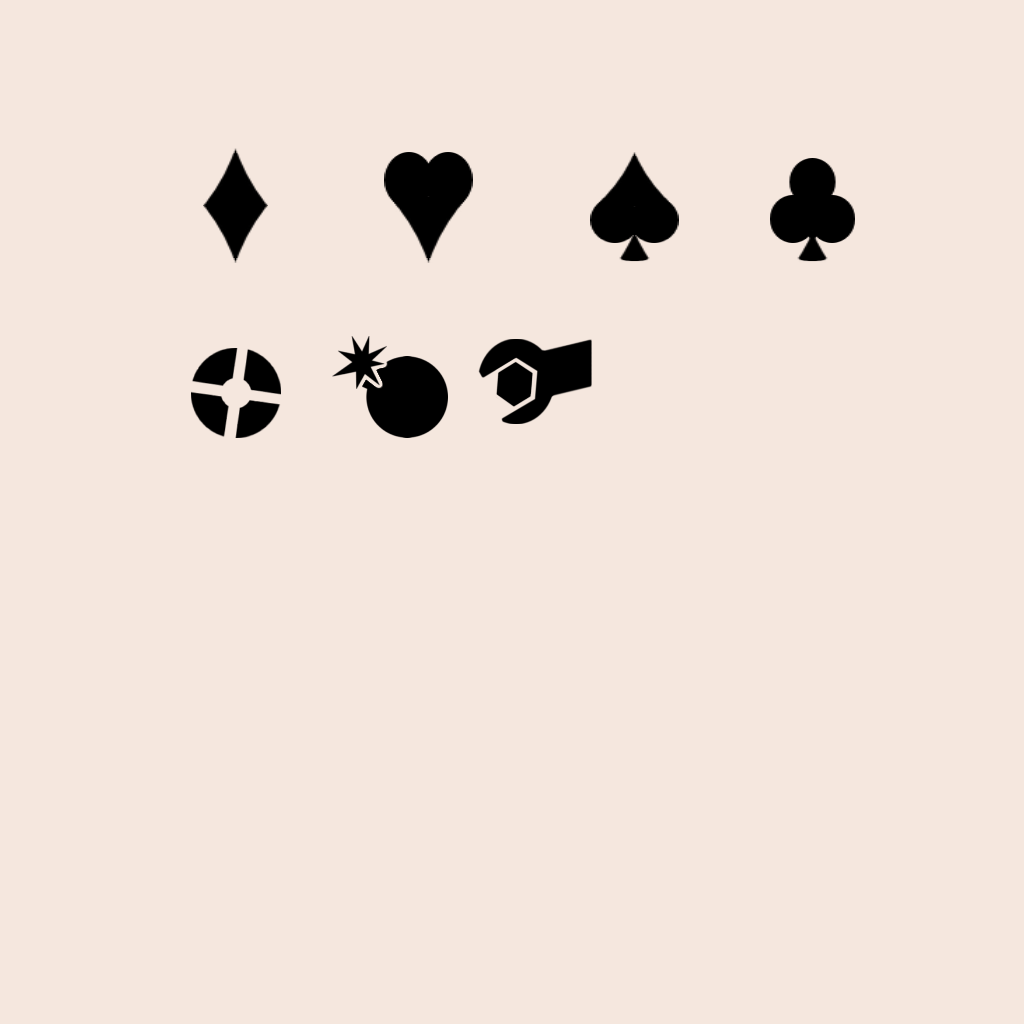
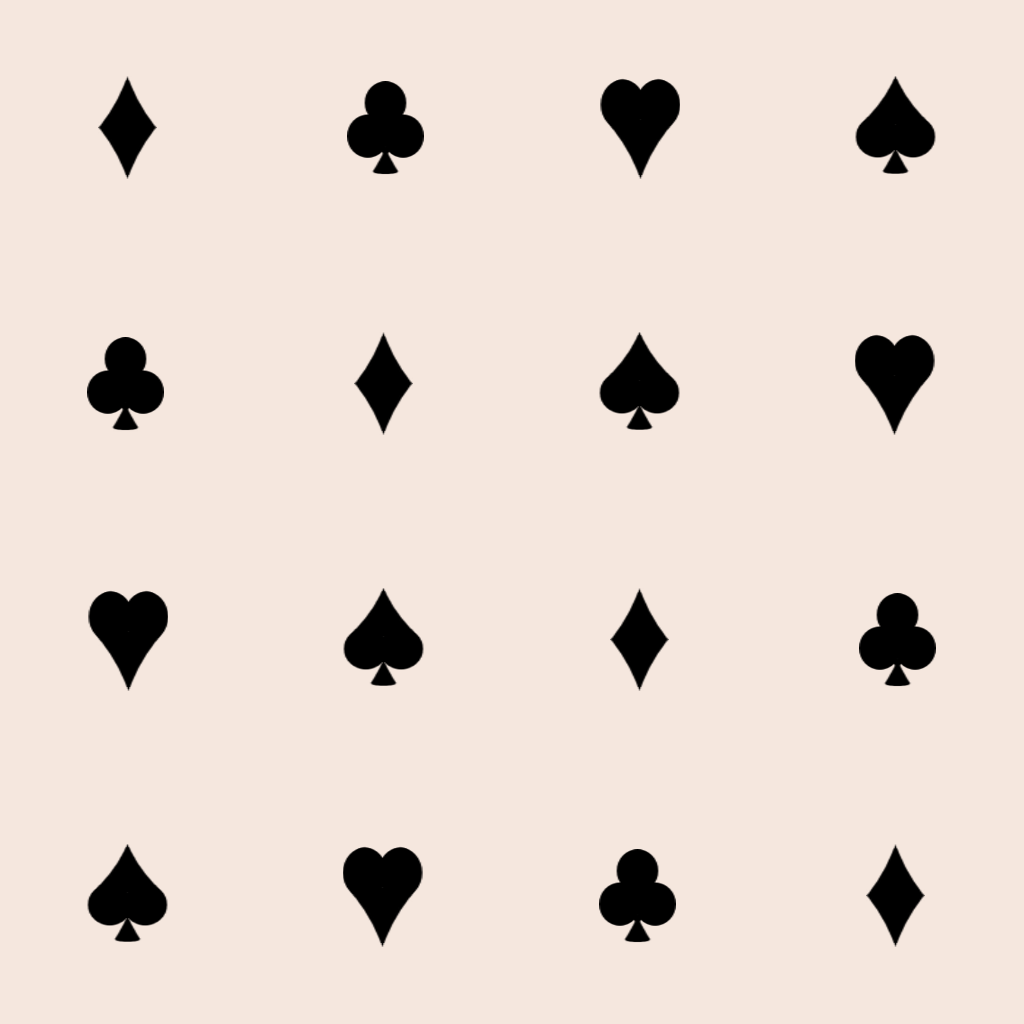
Layer changes from the first 1024x1024 image to the second:
added group "Group 17" with 4 layers above "Copy of Group 17" over bbox(98, 76, 936, 242)
moved "Paint Layer 2 Merged" (1st of 4, in "Group 17") into group "Group 17", painted on it over bbox(590, 76, 936, 262)
moved "Paint Layer 2" (1st of 8, in "Group 17") into group "Group 17", painted on it over bbox(384, 78, 680, 438)
moved "Copy of Paint Layer 2 Merged" (1st of 4, in "Group 17") into group "Group 17", painted on it over bbox(347, 76, 896, 263)
added group "Copy of Group 17" (1st of 3) with 4 layers above "Copy of Group 17" over bbox(87, 332, 935, 438)
added layer "Paint Layer 2 Merged" (2nd of 4, in "Copy of Group 17") in group "Copy of Group 17" over bbox(87, 332, 935, 438)
added layer "Paint Layer 2" (3rd of 8, in "Copy of Group 17") in group "Copy of Group 17" over bbox(87, 332, 935, 438)
added group "Copy of Group 17" (2nd of 3) with 4 layers above "Copy of Group 17" over bbox(88, 588, 936, 691)
added layer "Copy of Paint Layer 2 Merged" (3rd of 4, in "Copy of Group 17") in group "Copy of Group 17" over bbox(88, 588, 936, 691)
added layer "Paint Layer 2" (6th of 8, in "Copy of Group 17") in group "Copy of Group 17" over bbox(88, 588, 669, 691)
added group "Copy of Group 17" (3rd of 3) with 4 layers above "Paint Layer 1" over bbox(87, 844, 925, 947)
added layer "Paint Layer 2 Merged" (4th of 4, in "Copy of Group 17") in group "Copy of Group 17" over bbox(87, 844, 925, 947)
added layer "Paint Layer 2" (7th of 8, in "Copy of Group 17") in group "Copy of Group 17" over bbox(343, 844, 925, 947)
added layer "Copy of Paint Layer 2 Merged" (4th of 4, in "Copy of Group 17") in group "Copy of Group 17" over bbox(87, 844, 925, 947)
added layer "Paint Layer 2" (8th of 8, in "Copy of Group 17") in group "Copy of Group 17" over bbox(87, 844, 925, 947)
…and 10 more changes (4 added, 2 moved_by, 3 painted, 1 removed, 3 stack, 2 visibility)
